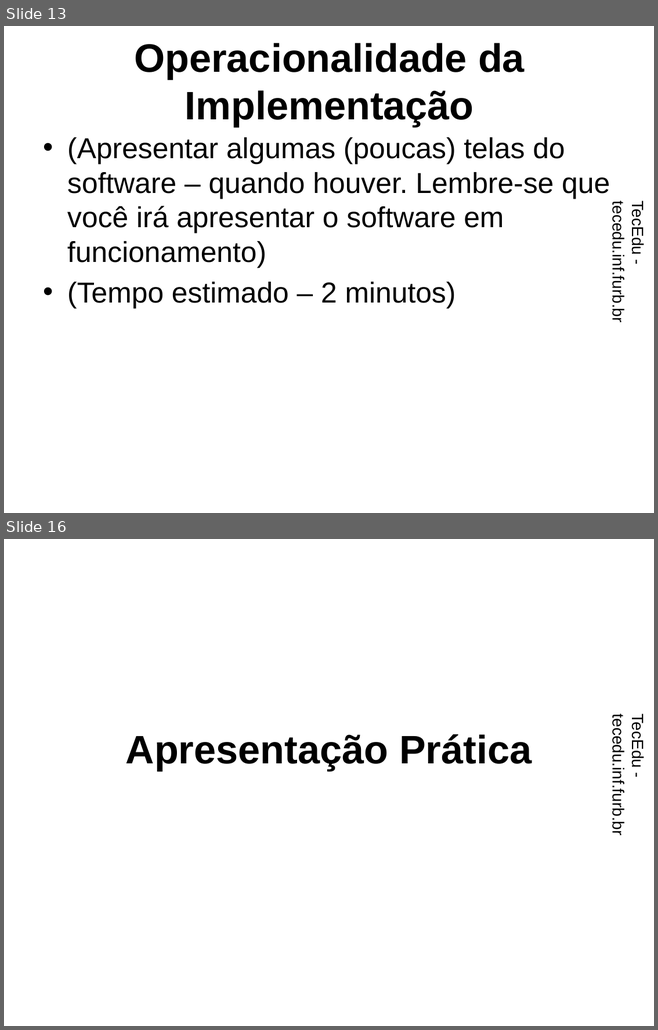
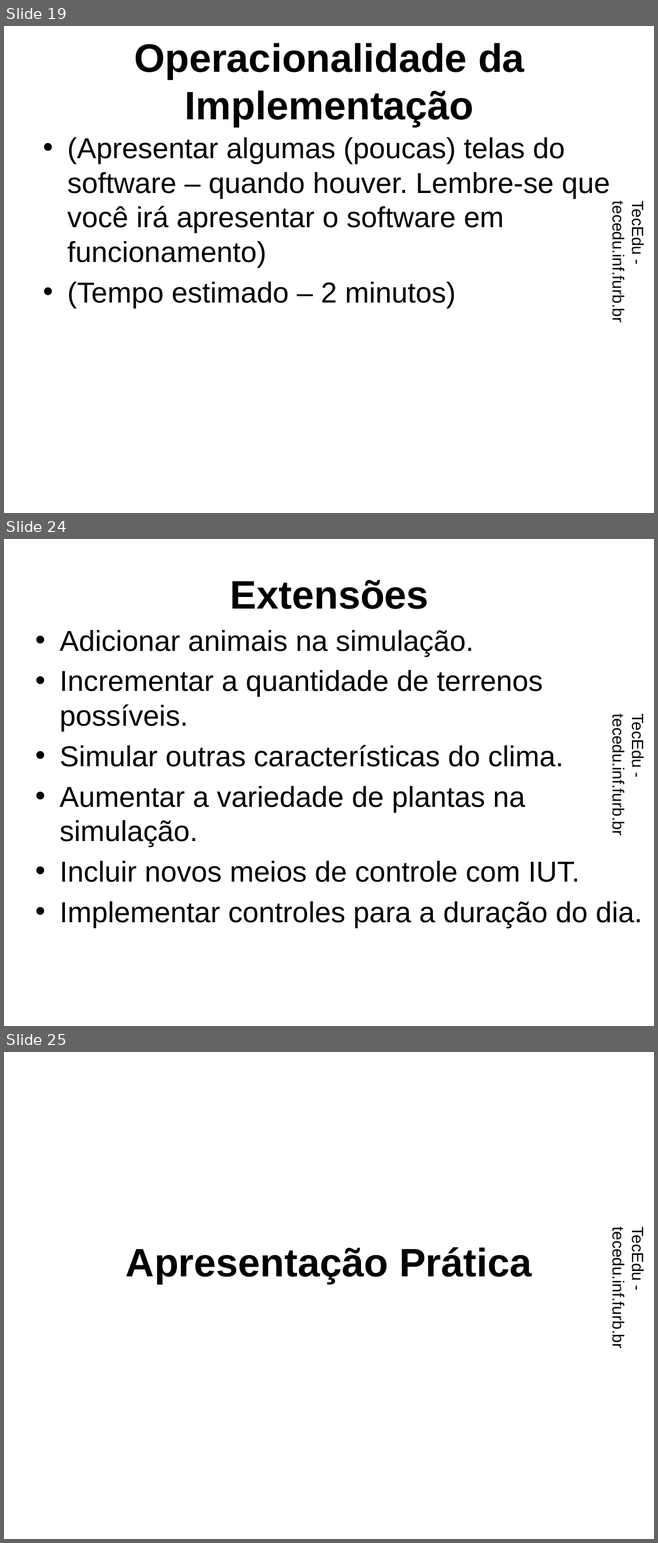
Before and after one commit to dalton-reis/tcc_RodrigoWernkePereira, a slide deck: Apresentação/EcosAR.pptx. Shown one above the other, each under a label of ours: slides 13 and 16 before the commit, slides 19, 24 and 25 after it; the slides between them are not shown. The pictures are 658x1030 and 658x1543 pixels, drawn with LibreOffice and Linux fonts; fonts in the diff are those of the drawing; background and template pictures are left out. Boxes give left, top, right and bottom in pixels: in the first picture for what was removed or moved away, otherwise in the second. Text is boxed around its words. In the diff, an @@ line names an element or a change of style, - is before the commit and + after.

```diff
--- a/Apresentação/EcosAR.pptx
+++ b/Apresentação/EcosAR.pptx
@@ slide 24 added at [4,539,654,1026], background picture (left out); not listed: 1 template element that a slide beside it also shows @@
@@ title added at [230,580,429,609], 44 pt, text #000000, bold @@
+Extensões
@@ text added at [60,630,642,928], 32 pt, text #000000 @@
+• Adicionar animais na simulação.
+• Incrementar a quantidade de terrenos possíveis.
+• Simular outras características do clima.
+• Aumentar a variedade de plantas na simulação.
+• Incluir novos meios de controle com IUT.
+• Implementar controles para a duração do dia.
@@ what was slide 13 is now slide 19 @@
@@ what was slide 16 is now slide 25 @@
```
Also in this commit, not shown: 1 slide changed, 20 other slides added, 11 slides removed.
